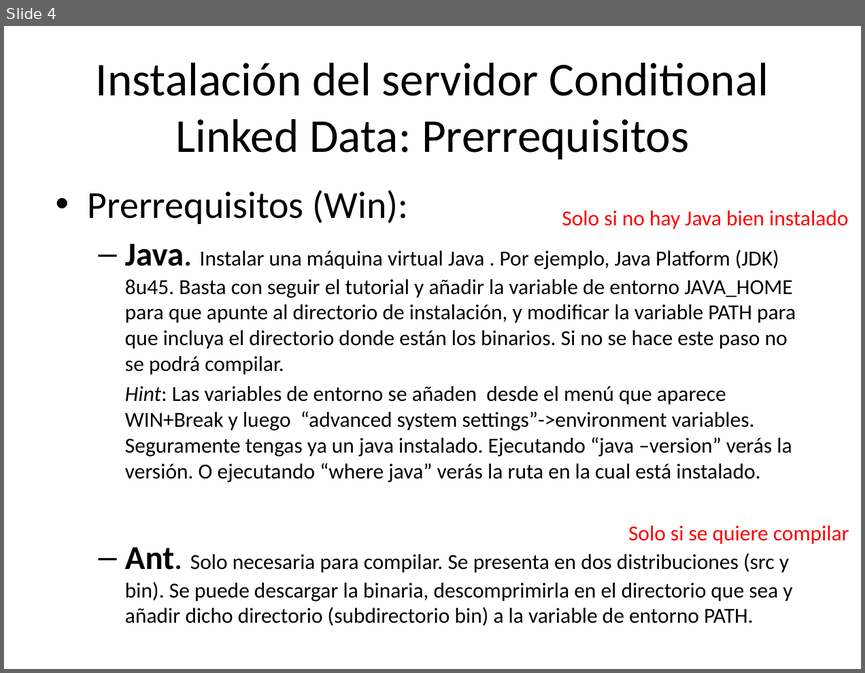
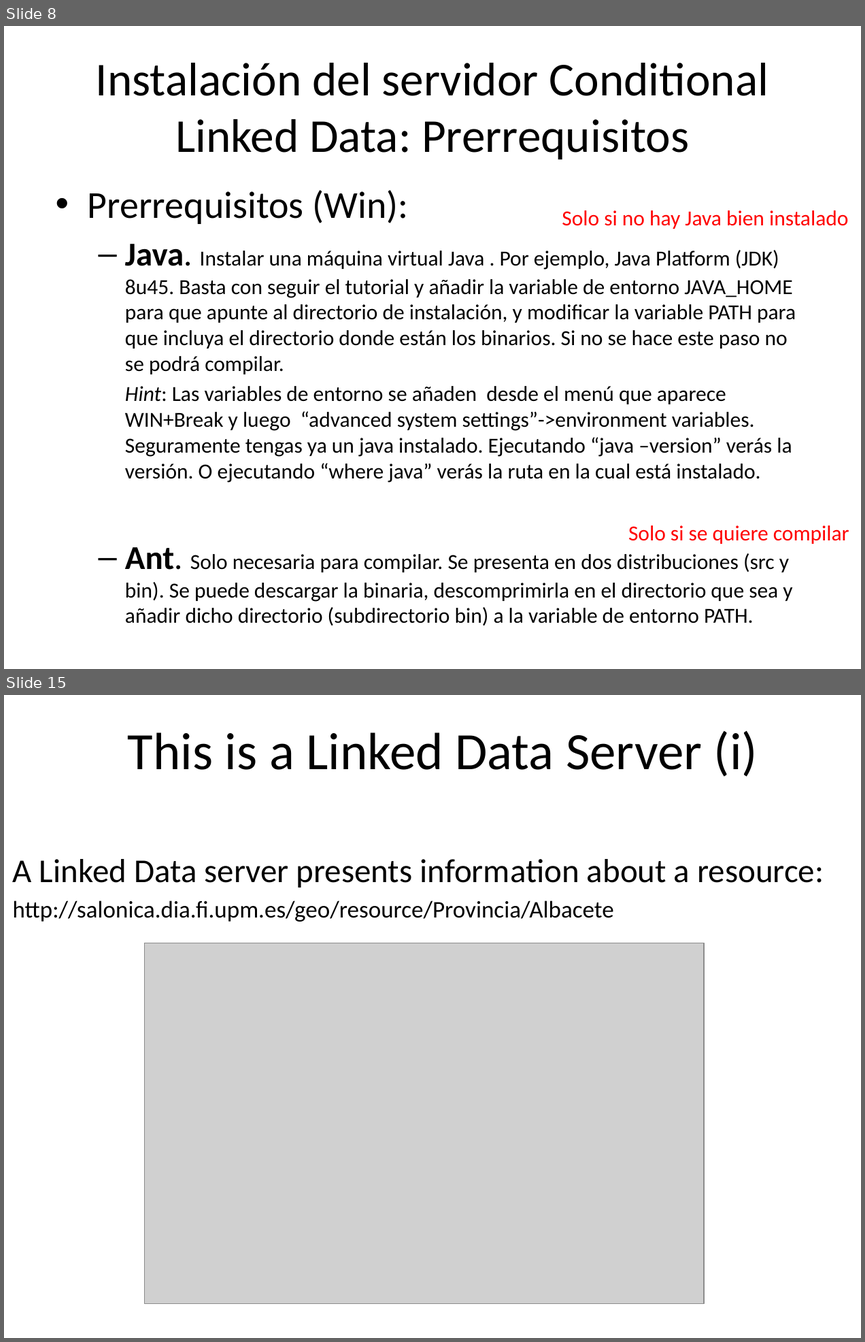
Before and after one commit to oeg-upm/licensius, a slide deck: doc/conditional.pptx. Shown one above the other, each under a label of ours: slide 4 before the commit, slides 8 and 15 after it; the slides between them are not shown. The pictures are 865x673 and 865x1342 pixels, drawn with LibreOffice and Linux fonts; fonts in the diff are those of the drawing; grey boxes stand for pictures. Boxes give left, top, right and bottom in pixels: in the first picture for what was removed or moved away, otherwise in the second. Text is boxed around its words. In the diff, an @@ line names an element or a change of style, - is before the commit and + after.

```diff
--- a/doc/conditional.pptx
+++ b/doc/conditional.pptx
@@ slide 15 added at [4, 695, 861, 1338], background #FFFFFF @@
@@ title added at [128, 731, 757, 777], 44 pt, text #000000 @@
+This is a Linked Data Server (i)
@@ text added at [13, 859, 823, 921], 20 pt, text #000000 @@
+A Linked Data server presents information about a resource:
+http://salonica.dia.fi.upm.es/geo/resource/Provincia/Albacete
@@ picture added at [145, 943, 704, 1304] @@
@@ what was slide 4 is now slide 8 @@
```
Also in this commit, not shown: 4 slides changed, 16 other slides added, 1 slide removed, 4 other files.
